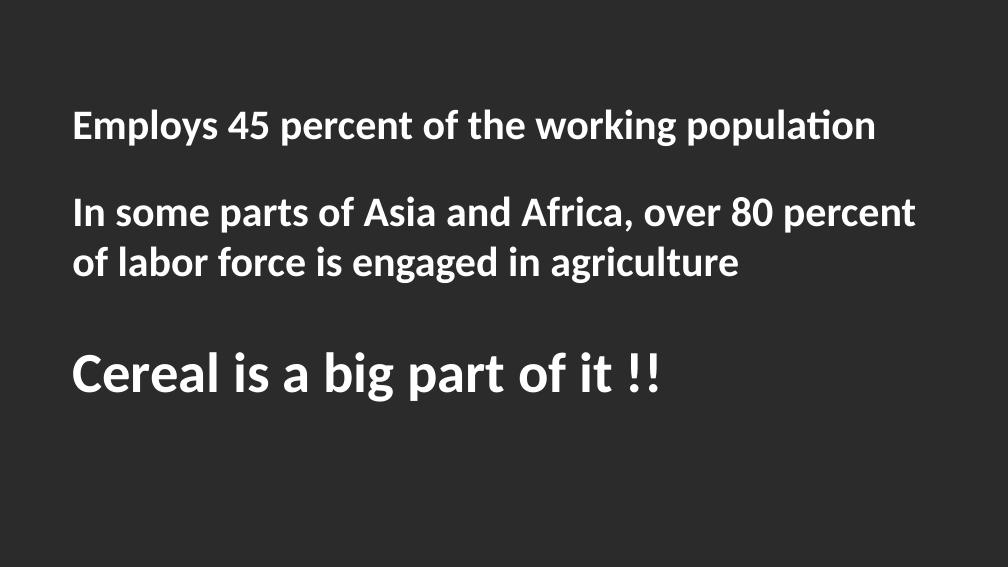
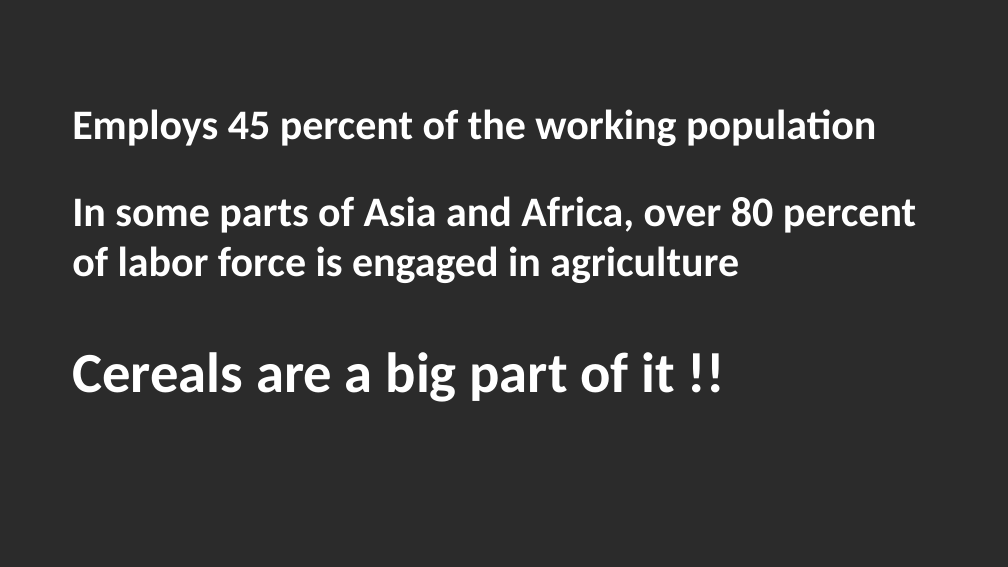
Before and after one commit to chanthony/IndiaAgriculture, a slide deck: slide 3 of OptimisingCerealProduction.pptx. Drawn at 1008x567 pixels with LibreOffice and Linux fonts; fonts in the diff are those of the drawing; background and template pictures are left out; a plain dark background stands for a picture behind light text. Boxes give left, top, right and bottom in pixels: in the first picture for what was removed or moved away, otherwise in the second. Text is boxed around its words. In the diff, an @@ line names an element or a change of style, - is before the commit and + after.

```diff
--- a/OptimisingCerealProduction.pptx
+++ b/OptimisingCerealProduction.pptx
@@ text at <box>72,352,676,402</box>: text changed @@
-Cereal is a big part of it !!
+Cereals are a big part of it !!
```
Also in this commit, not shown: 1 other slide changed.
